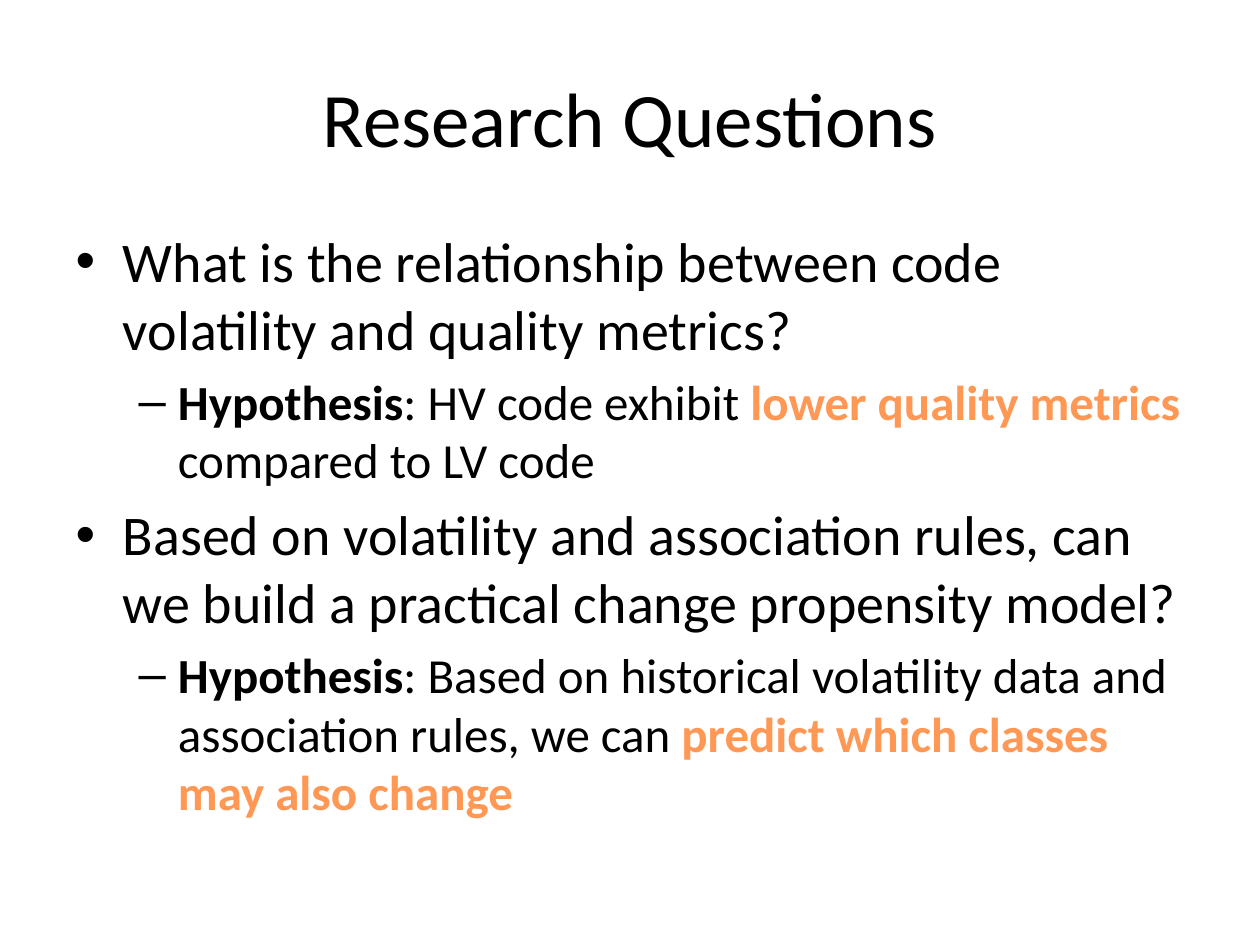
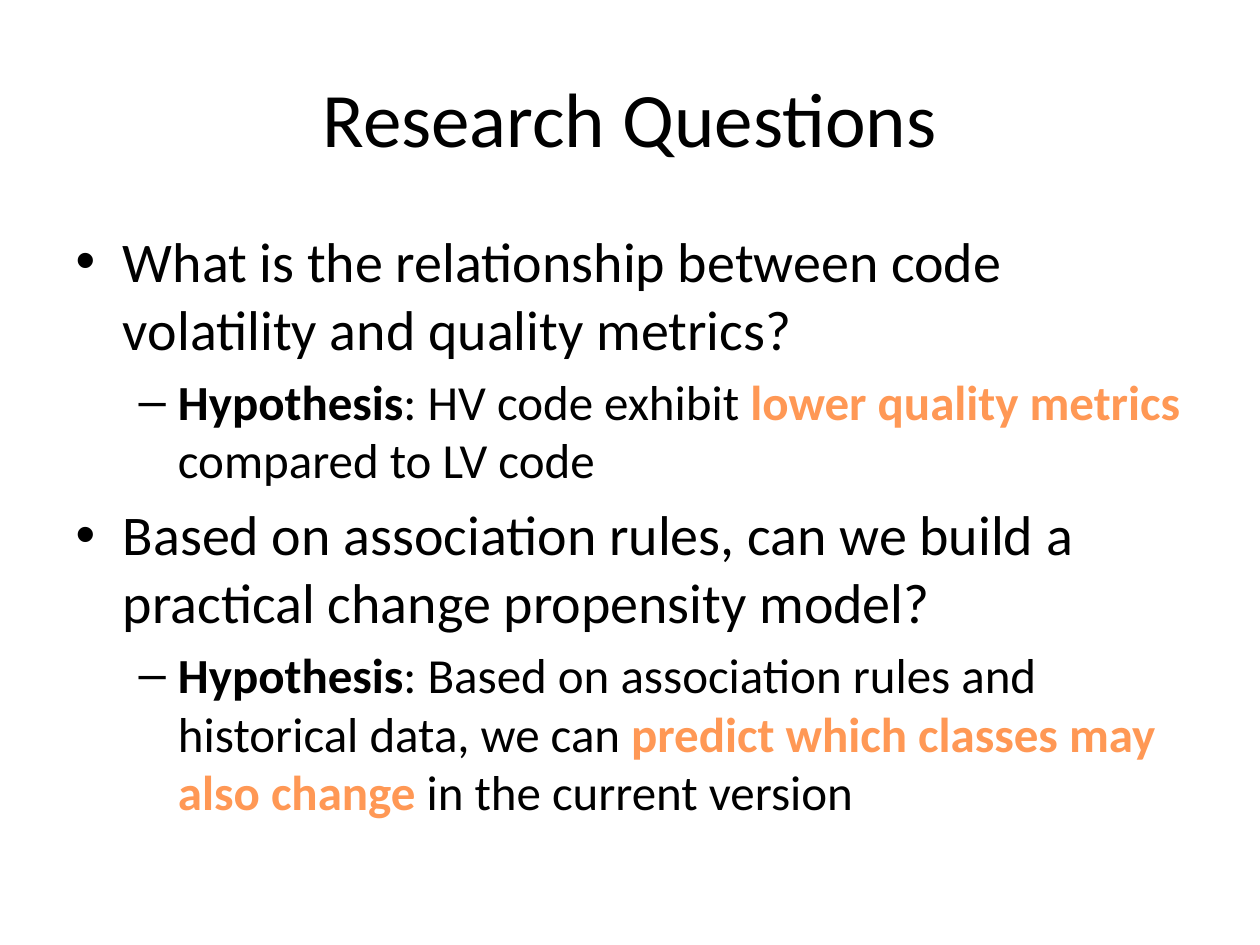
Before and after one commit to tajmilur-rahman/SOEN6611, a slide deck: slide 5 of milestones/Group_Presentation_Volatility_Amish.pptx. Drawn at 1260x945 pixels with LibreOffice and Linux fonts; fonts in the diff are those of the drawing. Boxes give left, top, right and bottom in pixels: in the first picture for what was removed or moved away, otherwise in the second. Text is boxed around its words. In the diff, an @@ line names an element or a change of style, - is before the commit and + after.

```diff
--- a/milestones/Group_Presentation_Volatility_Amish.pptx
+++ b/milestones/Group_Presentation_Volatility_Amish.pptx
@@ text at bbox=[123, 516, 1155, 819]: text changed @@
-• Based on volatility and association rules, can we build a practical change propensity model?
-  – Hypothesis: Based on historical volatility data and association rules, we can predict which classes may also change
+• Based on association rules, can we build a practical change propensity model?
+  – Hypothesis: Based on association rules and historical data, we can predict which classes may also change in the current version
```
Also in this commit, not shown: 7 other slides changed, 4 slides added.
